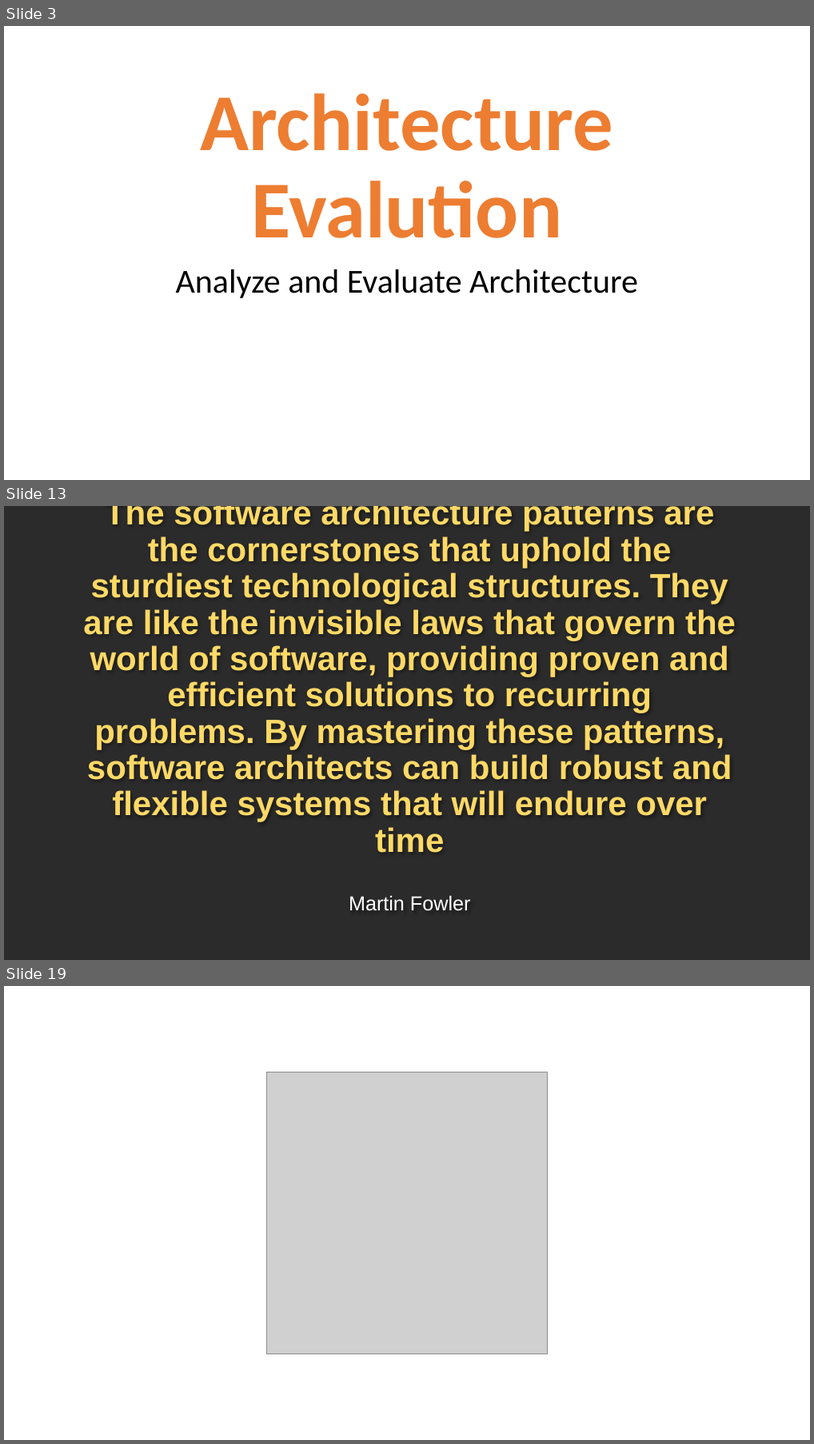
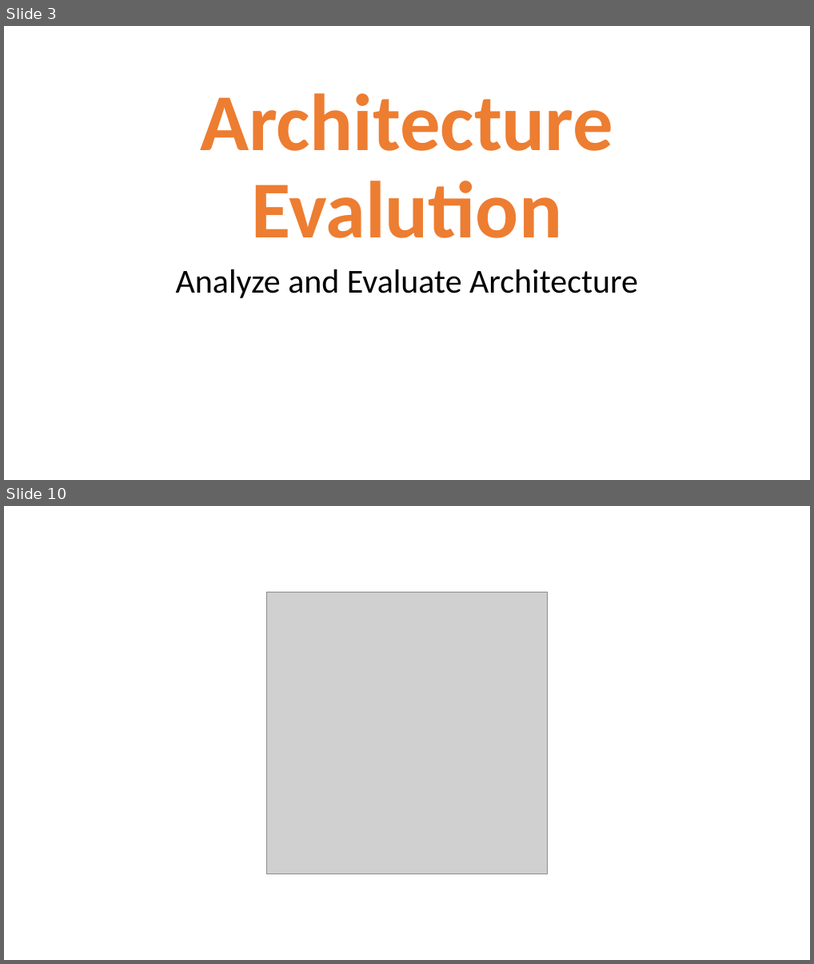
Before and after one commit to Jucer74/SoftwareArchitecture, a slide deck: Clases/05-ArchitectureEvaluation/SoftwareArchitecture-ArchitectureEvaluation.pptx. Shown one above the other, each under a label of ours: slides 3, 13 and 19 before the commit, slides 3 and 10 after it; the slides between them are not shown. The pictures are 814x1444 and 814x964 pixels, drawn with LibreOffice and Linux fonts; fonts in the diff are those of the drawing; grey boxes stand for pictures; background and template pictures are left out; a plain dark background stands for a picture behind light text. Boxes give left, top, right and bottom in pixels: in the first picture for what was removed or moved away, otherwise in the second. Text is boxed around its words. In the diff, an @@ line names an element or a change of style, - is before the commit and + after.

```diff
--- a/Clases/05-ArchitectureEvaluation/SoftwareArchitecture-ArchitectureEvaluation.pptx
+++ b/Clases/05-ArchitectureEvaluation/SoftwareArchitecture-ArchitectureEvaluation.pptx
@@ slide 13 removed at (x1=4, y1=506, x2=810, y2=960), background picture (left out) @@
@@ title removed at (x1=83, y1=536, x2=736, y2=852) @@
-The software architecture patterns are the cornerstones that uphold the sturdiest technological structures. They are like the invisible laws that govern the world of software, providing proven and efficient solutions to recurring problems. By mastering these patterns, software architects can build robust and flexible systems that will endure over time
@@ text removed at (x1=349, y1=895, x2=471, y2=911) @@
-Martin Fowler
@@ what was slide 19 is now slide 10 @@
```
Also in this commit, not shown: 1 slide changed, 5 slides added, 13 other slides removed.
